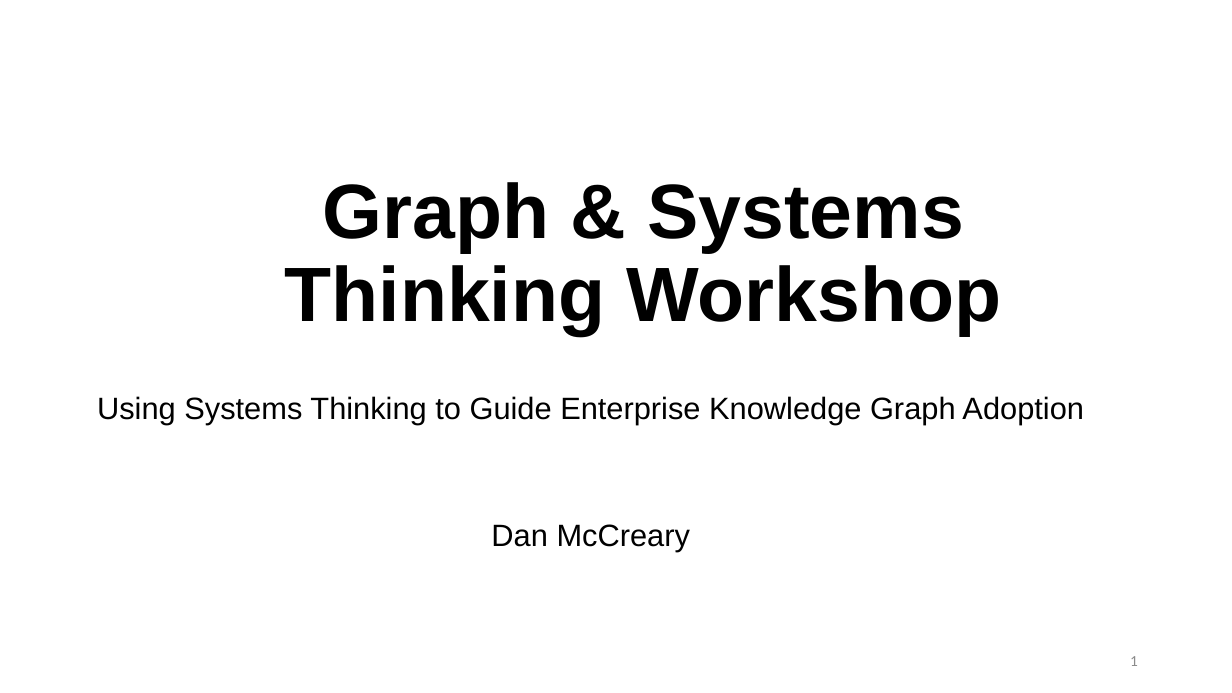
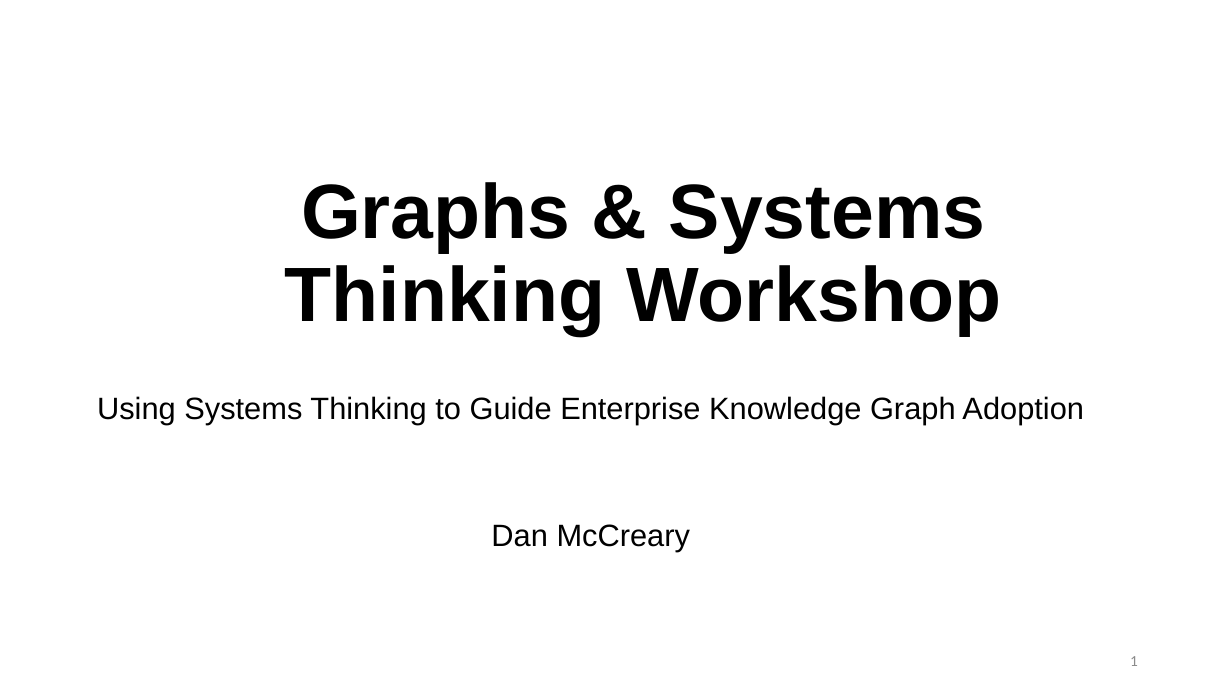
Before and after one commit to dmccreary/graph-systems-thinking, a slide deck: slide 1 of docs/presentations/Graph-Systems-Thinking-Half-Day-Workshop.pptx. Drawn at 1232x693 pixels with LibreOffice and Linux fonts; fonts in the diff are those of the drawing; background and template pictures are left out. Boxes give left, top, right and bottom in pixels: in the first picture for what was removed or moved away, otherwise in the second. Text is boxed around its words. In the diff, an @@ line names an element or a change of style, - is before the commit and + after.

```diff
--- a/docs/presentations/Graph-Systems-Thinking-Half-Day-Workshop.pptx
+++ b/docs/presentations/Graph-Systems-Thinking-Half-Day-Workshop.pptx
@@ title at (x1=285, y1=182, x2=1002, y2=336): text changed @@
-Graph & Systems Thinking Workshop
+Graphs & Systems Thinking Workshop
```
Also in this commit, not shown: 6 other slides changed, 16 slides added, 1 other file.
